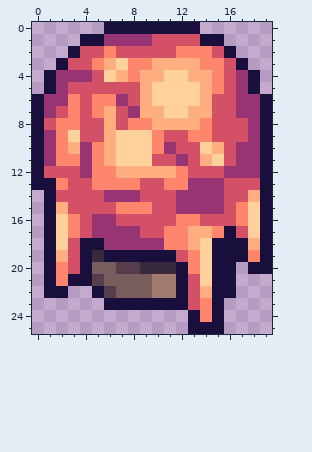
Two states of a pixel-art sprite, NPCs/VolcanicCore/VolcanicCore.png. This is how it looked before the edit.
The file is 40x52 pixels, drawn in blocks of 2x2; one block is one cell here.
The result:
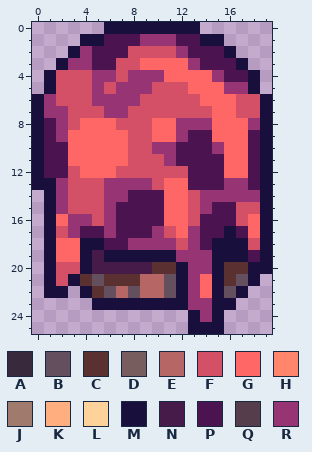
Palette (. is transparent): A #39293d  B #634f5d  C #5b3030  D #775d5d  E #b76666  F #d35066  G #ff6666  H #ff856d  J #a07a6d  K #ffae7f  L #ffd29b  M #180f3d  N #461b49  P #4c1351  Q #563d4b  R #963474
Changes in this commit:
@@ x 0..19 @@
  0 ......MMMMMMMM......
- 1 ....MMRRRRFFFFMM....
- 2 ...MFFHFFFFFHHHFM...
- 3 ..MFFHKLHHKKKKHHFM..
- 4 .MRRRFLKHKKLLKKHFRM.
- 5 .MRFFFFFFKLLLLKHFRM.
- 6 MRRHFHHRFKLLLLKFFRRM
- 7 MRFHFHKFRKKLLKKFFRRM
- 8 MFHHFFKFHHKKKKHFFFRM
- 9 MRHLFFKLLLHFFHHFFFRM
-10 MRHKRHKLLLHRFFLKFRRM
-11 MRHHRHKLLLFFRFKLFRRM
-12 MFFFRHHKKKKKHFFFRRRM
-13 MMHFFHHHHFFHHRRRFFFM
-14 .MFFFFRRRFFFRRRRFFKM
-15 .MKFFFFHHHFFRRRRFHLM
-16 .MLHFRRFFFFFHHFFFHLM
-17 .MLHFRRRRFFHHKKHMFLM
-18 .MLFMMRRRRRHHKLMMMKM
-19 .MKFMAMMMMMMFHLMMMHM
-20 .MHFMDDQQAAAMHLMM.MM
-21 .MHMMQDDDDJJMFLMM...
-22 .MM..MQDDDJJMFKMM...
-23 ......MMMMMMMFHM....
-24 .............MHM....
+ 1 ....MMPPPRRRPPMM....
+ 2 ...MRPPPFFFFRPPPM...
+ 3 ..MRRPPFFGGGGRPPPM..
+ 4 .MFFFRRFRRRGGGGRPPM.
+ 5 .MFFFRFRRRFFFGGGRRM.
+ 6 MRFFFRRRRFFFFFGGGFFM
+ 7 MRRFFFRRFFFFFFFGGFFM
+ 8 MPRFGGGFFFGGRRRGGGRM
+ 9 MPRGGGGGFFGGRPPGGGPM
+10 MPPGGGGGFFRRPPPRGGPM
+11 MPPGGGGGFFFRPPPPGGPM
+12 MPPFGGGFFFFFFPPPGGPM
+13 MMRFFFRRRRFGGPPPRRPM
+14 .MRFFFRRPPPGGFRRRRRM
+15 .MRFFFRPPPPGGFRPPFFM
+16 .MGRRFRPPPPGGFPPPFGM
+17 .MFRPPRPPPRFGRPPMPGM
+18 .MGGMMPPRRRRFRPMMMFM
+19 .MGGMNMMMMMMRRRMMMPM
+20 .MFFMNNNNNCCMRRMCCMM
+21 .MFMCBCCCEEBMRGMCBM.
+22 .MM.MCBEBEEBMRGMBM..
+23 .....MMMMMMMMRRMM...
+24 .............MRM....
 25 .............MMM....
